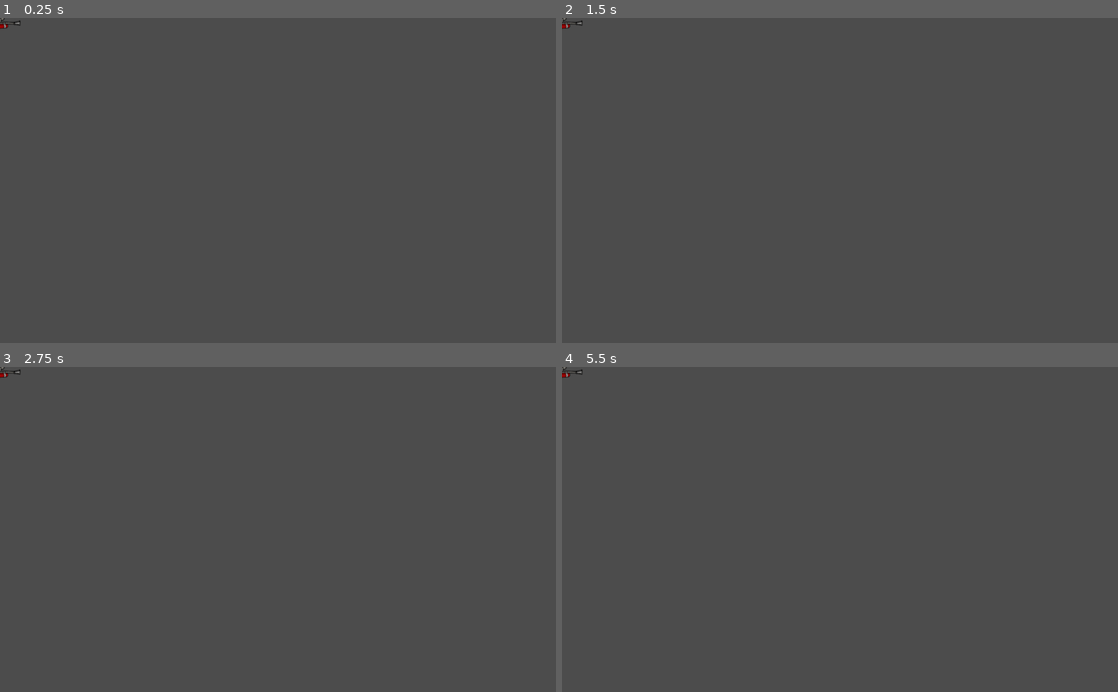
Above: before the commit, frames 1-4 (two rows, left to right).
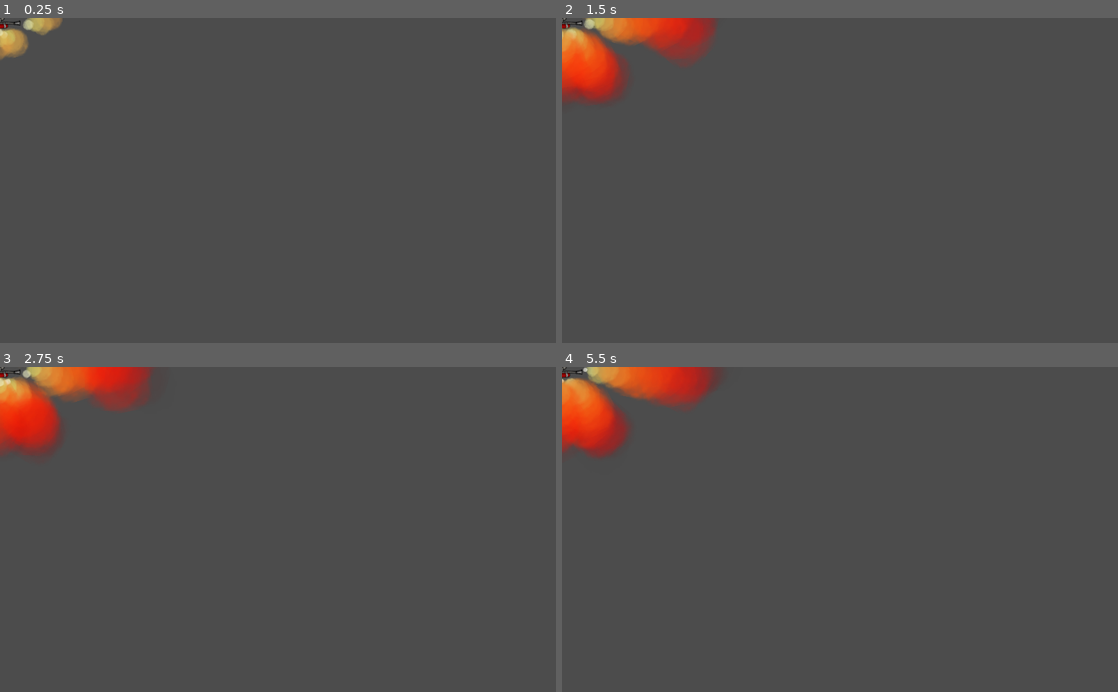
Above: after the commit, the same moments.

Repository: CiaranWoodward/LD46
Game: Godot game, scene res://Belt Accessories/Flamethrower.tscn
Same seed, same stepped clock (60 frames per second), same inputs: the game is played once before the commit and once after it. This scene is started directly instead of the project's main scene.
Inputs (mouse positions are in pixels of both pictures, inside the frame that each line leads up to):
- Up to frame 1 (0.25 s): no input
- Up to frame 2 (1.5 s): tap Enter (ui_accept) at 0.5, 0.77 s; move the mouse to (962, 164) at 0.52 s; hold Right (player_right) 0.53-1.28 s; click (962, 164) at 0.6 s; move the mouse to (728, 196) at 1.27 s; hold S (player_down) from 1.28 s (still down); right-click (728, 196) at 1.35 s
- Up to frame 3 (2.75 s): tap Enter (ui_accept) at 1.52 s; move the mouse to (333, 458) at 2.02 s; release S (player_down) at 2.03 s; hold Right (player_right) from 2.03 s (still down); click (333, 458) at 2.1 s
- Up to frame 4 (5.5 s): move the mouse to (812, 594) at 2.77 s; release Right (player_right) at 2.78 s; hold W (player_up) 2.78-3.53 s; right-click (812, 594) at 2.85 s; click (812, 594) at 2.92 s; tap Enter (ui_accept) at 3.02, 3.77, 4.52 s; move the mouse to (1006, 578) at 3.52 s; hold A (player_left) 3.53-5.03 s; click (1006, 578) at 3.6 s; move the mouse to (673, 480) at 4.27 s; right-click (673, 480) at 4.35 s; move the mouse to (867, 529) at 5.02 s; hold S (player_down) from 5.03 s (still down); click (867, 529) at 5.1 s

The runs differ from the first frame. In frame 1, 0.7% of the frame differs, in the area x 0-12%, y 0-13%; in frame 2, 4.4%; in frame 3, 4.4%, in the area x 0-28%, y 0-28%; in frame 4, 4.4%.

Commit message:
particles for flamethrower added

Diff:
--- a/Belt Accessories/Flamethrower.tscn
+++ b/Belt Accessories/Flamethrower.tscn
@@ -36,7 +36,6 @@
 [node name="P0" type="CPUParticles2D" parent="."]
 modulate = Color( 1, 1, 1, 0.780392 )
 position = Vector2( 39.8177, 8.97845 )
-emitting = false
 amount = 20
 lifetime = 1.8
 preprocess = 0.1
@@ -62,36 +61,225 @@
 color_ramp = SubResource( 2 )
 
 [node name="1" type="Sprite" parent="."]
-visible = false
 position = Vector2( -4.41662, 8.09714 )
 texture = ExtResource( 8 )
 
+[node name="P1" type="CPUParticles2D" parent="."]
+modulate = Color( 1, 1, 1, 0.780392 )
+position = Vector2( 8.30529, 25.9952 )
+rotation = 1.01612
+amount = 18
+lifetime = 1.8
+preprocess = 0.1
+lifetime_randomness = 0.1
+local_coords = false
+texture = ExtResource( 9 )
+emission_shape = 2
+emission_rect_extents = Vector2( 0, 5 )
+direction = Vector2( 10, 0 )
+spread = 8.0
+gravity = Vector2( 0, 0 )
+initial_velocity = 85.0
+initial_velocity_random = 0.05
+angular_velocity = 100.0
+angular_velocity_random = 1.0
+linear_accel = -10.0
+damping = 2.0
+angle = 720.0
+angle_random = 1.0
+scale_amount = 10.0
+scale_amount_random = 0.2
+scale_amount_curve = SubResource( 1 )
+color_ramp = SubResource( 2 )
+
 [node name="2" type="Sprite" parent="."]
-visible = false
 position = Vector2( -4.2326, 5.52078 )
 texture = ExtResource( 5 )
 
+[node name="P2" type="CPUParticles2D" parent="."]
+modulate = Color( 1, 1, 1, 0.780392 )
+position = Vector2( -4.29967, 23.4741 )
+rotation = 1.58602
+amount = 12
+lifetime = 1.8
+preprocess = 0.1
+lifetime_randomness = 0.1
+local_coords = false
+texture = ExtResource( 9 )
+emission_shape = 2
+emission_rect_extents = Vector2( 0, 5 )
+direction = Vector2( 10, 0 )
+spread = 8.0
+gravity = Vector2( 0, 0 )
+initial_velocity = 75.0
+initial_velocity_random = 0.05
+angular_velocity = 100.0
+angular_velocity_random = 1.0
+linear_accel = -10.0
+damping = 2.0
+angle = 720.0
+angle_random = 1.0
+scale_amount = 10.0
+scale_amount_random = 0.2
+scale_amount_curve = SubResource( 1 )
+color_ramp = SubResource( 2 )
+
 [node name="3" type="Sprite" parent="."]
-visible = false
 position = Vector2( -11.0416, -2.20831 )
 texture = ExtResource( 3 )
 
+[node name="P3" type="CPUParticles2D" parent="."]
+modulate = Color( 1, 1, 1, 0.780392 )
+position = Vector2( -31.4003, 10.8692 )
+rotation = 2.68488
+amount = 18
+lifetime = 1.8
+preprocess = 0.1
+lifetime_randomness = 0.1
+local_coords = false
+texture = ExtResource( 9 )
+emission_shape = 2
+emission_rect_extents = Vector2( 0, 5 )
+direction = Vector2( 10, 0 )
+spread = 8.0
+gravity = Vector2( 0, 0 )
+initial_velocity = 100.0
+initial_velocity_random = 0.05
+angular_velocity = 100.0
+angular_velocity_random = 1.0
+linear_accel = -10.0
+damping = 2.0
+angle = 720.0
+angle_random = 1.0
+scale_amount = 10.0
+scale_amount_random = 0.2
+scale_amount_curve = SubResource( 1 )
+color_ramp = SubResource( 2 )
+
 [node name="4" type="Sprite" parent="."]
-visible = false
 position = Vector2( -6.62494, -4.60065 )
 texture = ExtResource( 7 )
 
+[node name="P4" type="CPUParticles2D" parent="."]
+modulate = Color( 1, 1, 1, 0.780392 )
+position = Vector2( -30.7701, -7.40799 )
+rotation = 3.05888
+amount = 20
+lifetime = 1.8
+preprocess = 0.1
+lifetime_randomness = 0.1
+local_coords = false
+texture = ExtResource( 9 )
+emission_shape = 2
+emission_rect_extents = Vector2( 0, 5 )
+direction = Vector2( 10, 0 )
+spread = 8.0
+gravity = Vector2( 0, 0 )
+initial_velocity = 150.0
+initial_velocity_random = 0.05
+angular_velocity = 100.0
+angular_velocity_random = 1.0
+linear_accel = -10.0
+damping = 2.0
+angle = 720.0
+angle_random = 1.0
+scale_amount = 10.0
+scale_amount_random = 0.2
+scale_amount_curve = SubResource( 1 )
+color_ramp = SubResource( 2 )
+
 [node name="5" type="Sprite" parent="."]
-visible = false
 position = Vector2( -0.184029, -10.4895 )
 texture = ExtResource( 2 )
 
+[node name="P5" type="CPUParticles2D" parent="."]
+modulate = Color( 1, 1, 1, 0.780392 )
+position = Vector2( -15.0139, -24.4247 )
+rotation = -2.30778
+amount = 17
+lifetime = 1.8
+preprocess = 0.1
+lifetime_randomness = 0.1
+local_coords = false
+texture = ExtResource( 9 )
+emission_shape = 2
+emission_rect_extents = Vector2( 0, 5 )
+direction = Vector2( 10, 0 )
+spread = 8.0
+gravity = Vector2( 0, 0 )
+initial_velocity = 80.0
+initial_velocity_random = 0.05
+angular_velocity = 100.0
+angular_velocity_random = 1.0
+linear_accel = -10.0
+damping = 2.0
+angle = 720.0
+angle_random = 1.0
+scale_amount = 10.0
+scale_amount_random = 0.2
+scale_amount_curve = SubResource( 1 )
+color_ramp = SubResource( 2 )
+
 [node name="6" type="Sprite" parent="."]
-visible = false
 position = Vector2( 5.52077, -5.15273 )
 texture = ExtResource( 1 )
 
+[node name="P6" type="CPUParticles2D" parent="."]
+modulate = Color( 1, 1, 1, 0.780392 )
+position = Vector2( 7.67503, -17.492 )
+rotation = -1.46801
+amount = 15
+lifetime = 1.8
+preprocess = 0.1
+lifetime_randomness = 0.1
+local_coords = false
+texture = ExtResource( 9 )
+emission_shape = 2
+emission_rect_extents = Vector2( 0, 5 )
+direction = Vector2( 10, 0 )
+spread = 8.0
+gravity = Vector2( 0, 0 )
+initial_velocity = 75.0
+initial_velocity_random = 0.05
+angular_velocity = 100.0
+angular_velocity_random = 1.0
+linear_accel = -10.0
+damping = 2.0
+angle = 720.0
+angle_random = 1.0
+scale_amount = 10.0
+scale_amount_random = 0.2
+scale_amount_curve = SubResource( 1 )
+color_ramp = SubResource( 2 )
+
 [node name="7" type="Sprite" parent="."]
-visible = false
 position = Vector2( 8.09715, 3.68052 )
 texture = ExtResource( 6 )
+
+[node name="P7" type="CPUParticles2D" parent="."]
+modulate = Color( 1, 1, 1, 0.780392 )
+position = Vector2( 22.801, -13.0802 )
+rotation = -0.746557
+amount = 20
+lifetime = 1.8
+preprocess = 0.1
+lifetime_randomness = 0.1
+local_coords = false
+texture = ExtResource( 9 )
+emission_shape = 2
+emission_rect_extents = Vector2( 0, 5 )
+direction = Vector2( 10, 0 )
+spread = 8.0
+gravity = Vector2( 0, 0 )
+initial_velocity = 90.0
+initial_velocity_random = 0.05
+angular_velocity = 100.0
+angular_velocity_random = 1.0
+linear_accel = -10.0
+damping = 2.0
+angle = 720.0
+angle_random = 1.0
+scale_amount = 10.0
+scale_amount_random = 0.2
+scale_amount_curve = SubResource( 1 )
+color_ramp = SubResource( 2 )
